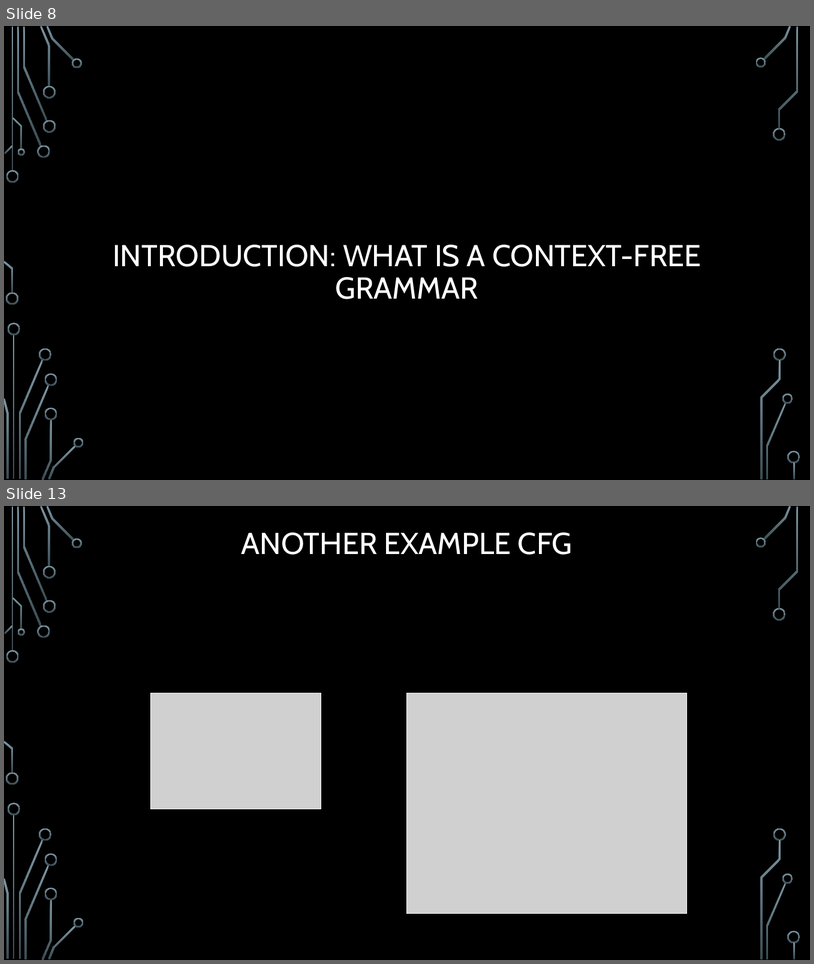
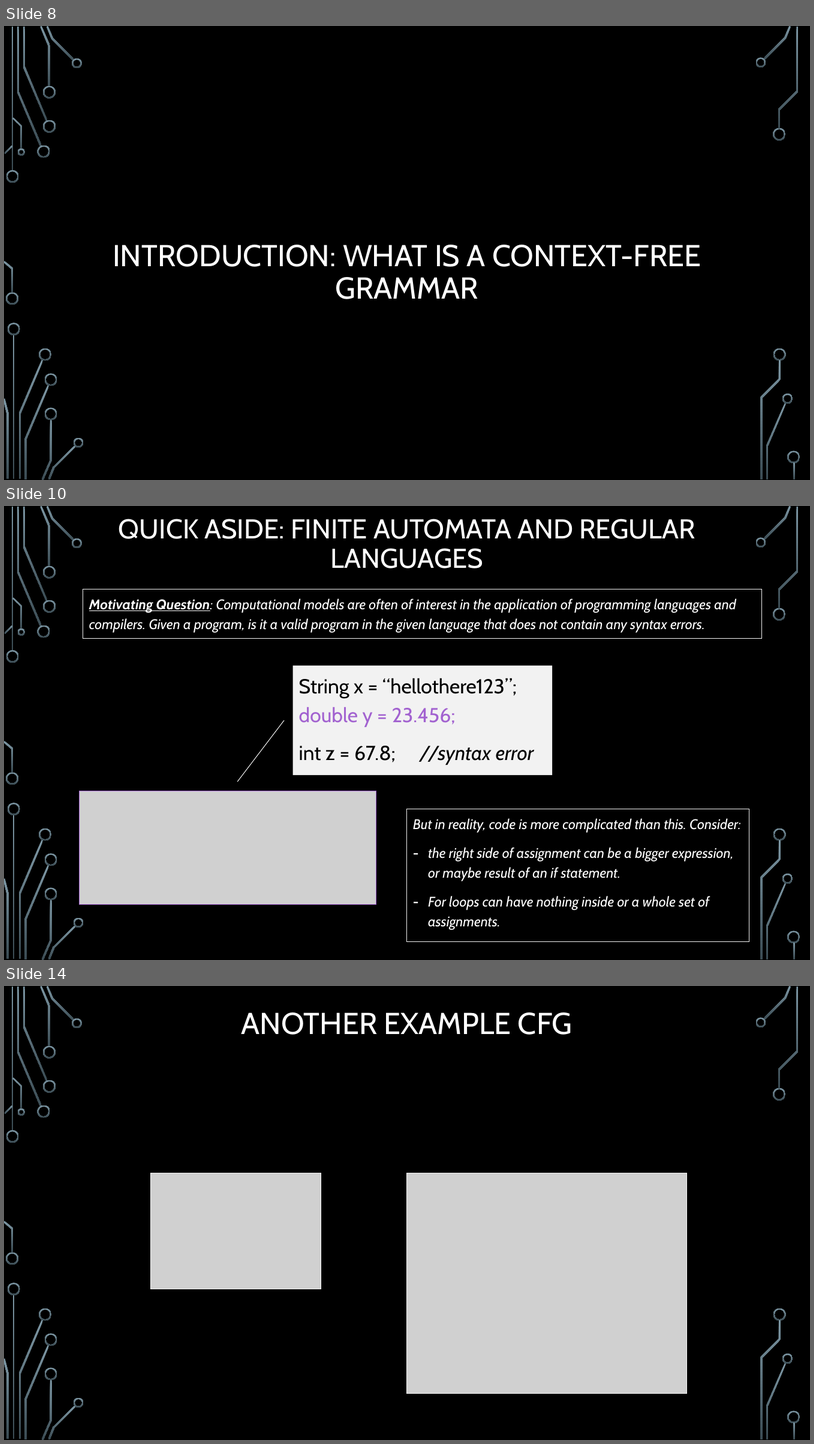
Before and after one commit to markfloryan/dmt2, a slide deck: slides/03-ContextFreeLanguages.pptx. Shown one above the other, each under a label of ours: slides 8 and 13 before the commit, slides 8, 10 and 14 after it; the slides between them are not shown. The pictures are 814x964 and 814x1444 pixels, drawn with LibreOffice and Linux fonts; fonts in the diff are those of the drawing; grey boxes stand for pictures; background and template pictures are left out. Boxes give left, top, right and bottom in pixels: in the first picture for what was removed or moved away, otherwise in the second. Text is boxed around its words. In the diff, an @@ line names an element or a change of style, - is before the commit and + after.

```diff
--- a/slides/03-ContextFreeLanguages.pptx
+++ b/slides/03-ContextFreeLanguages.pptx
@@ slide 10 added at (4, 506, 810, 960), background picture (left out); not listed: 36 template elements that a slide beside it also shows @@
@@ title added at (119, 519, 695, 568), 32.4 pt, text #FFFFFF @@
+QUICK ASIDE: FINITE AUTOMATA AND REGULAR LANGUAGES
@@ rectangle added at (83, 589, 762, 639), outline #F2F2F2 0.75 pt, 16.6 pt, text #FFFFFF, italic @@
+Motivating Question: Computational models are often of interest in the application of programming languages and compilers. Given a program, is it a valid program in the given language that does not contain any syntax errors.
@@ text added at (293, 666, 552, 775), fill #F2F2F2, 24 pt, text #000000 @@
+String x = “hellothere123”;
+double y = 23.456;
+int z = 67.8; //syntax error
@@ line added from (237, 781) to (284, 720), #F2F2F2 0.75 pt @@
@@ picture added at (80, 790, 377, 904) @@
@@ rectangle added at (407, 809, 749, 942), outline #F2F2F2 0.75 pt, 16.6 pt, text #FFFFFF, italic @@
+But in reality, code is more complicated than this. Consider:
+– the right side of assignment can be a bigger expression, or maybe result of an if statement.
+– For loops can have nothing inside or a whole set of assignments.
@@ what was slide 13 is now slide 14 @@
```
Also in this commit, not shown: 3 slides changed, 1 other slide added, 1 slide removed, 2 other files.
